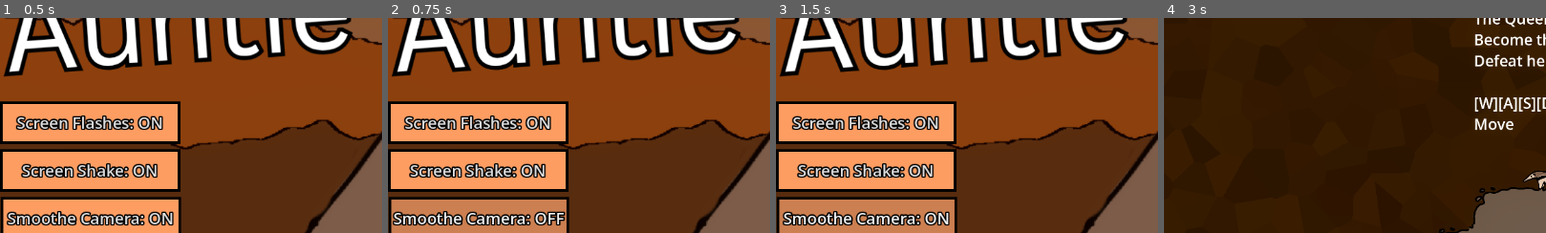
Above: before the commit, frames 1-4 (left to right).
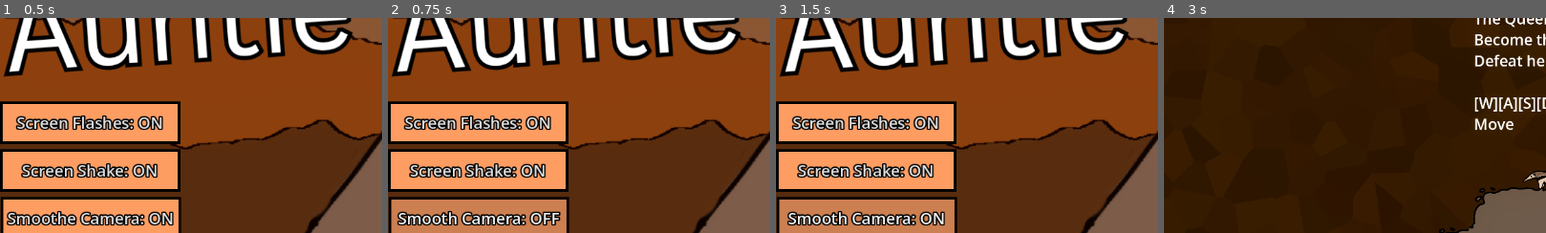
Above: after the commit, the same moments.

Repository: IncrediblyCreativeUsername/Team-Indecisive-Cutthroat-2026
Game: Godot game, scene res://UI/MainMenu.tscn
Two runs of this game, one before a commit and one after it. Both use one fixed random seed, a clock stepped at 60 frames per second and the inputs below.
Inputs:
- Up to frame 1 (0.5 s): no input
- Up to frame 2 (0.75 s): click "Smoothe Camera: ON" at 0.5 s
- Up to frame 3 (1.5 s): click "Smoothe Camera: OFF" (after the commit: "Smooth Camera: OFF") at 1.25 s
- Up to frame 4 (3 s): click "Smoothe Camera: ON" (after the commit: "Smooth Camera: ON") at 2 s; click "Play" at 2.75 s
The pictures show only the part of the screen within x 0-50%, y 18-68%; the shares and areas given below are measured in that part.

Frame 1 is identical in both runs. In frame 2, 2.1% of the frame differs, in the area x 1-47%, y 89-97%; in frame 3, 2.1%; in frame 4, nothing differs.

Commit message:
Fix typo and build

Diff:
--- a/UI/main_menu.gd
+++ b/UI/main_menu.gd
@@ -61,9 +61,9 @@
 func _on_smooth_cam_pressed() -> void:
 	Globals.smootheCam = !Globals.smootheCam
 	if Globals.smootheCam:
-		$SmootheCam.text = "Smoothe Camera: ON"
+		$SmootheCam.text = "Smooth Camera: ON"
 	else:
-		$SmootheCam.text = "Smoothe Camera: OFF"
+		$SmootheCam.text = "Smooth Camera: OFF"
 
 
 func _on_screen_flash_pressed() -> void:
Not shown, added: Builds/Team Indecisive Cutthroat 2026.apple-touch-icon.png.import
Not shown, added: Builds/Team Indecisive Cutthroat 2026.icon.png.import
Not shown, added: Builds/Team Indecisive Cutthroat 2026.png.import
Not shown, added: export_presets.cfg
Not shown, added: Builds/Team Indecisive Cutthroat 2026.apple-touch-icon.png
Not shown, added: Builds/Team Indecisive Cutthroat 2026.audio.position.worklet.js
Not shown, added: Builds/Team Indecisive Cutthroat 2026.audio.worklet.js
Not shown, added: Builds/Team Indecisive Cutthroat 2026.html
Not shown, added: Builds/Team Indecisive Cutthroat 2026.icon.png
Not shown, added: Builds/Team Indecisive Cutthroat 2026.js
Not shown, added: Builds/Team Indecisive Cutthroat 2026.pck
Not shown, added: Builds/Team Indecisive Cutthroat 2026.png
(and 1 more such lines)
